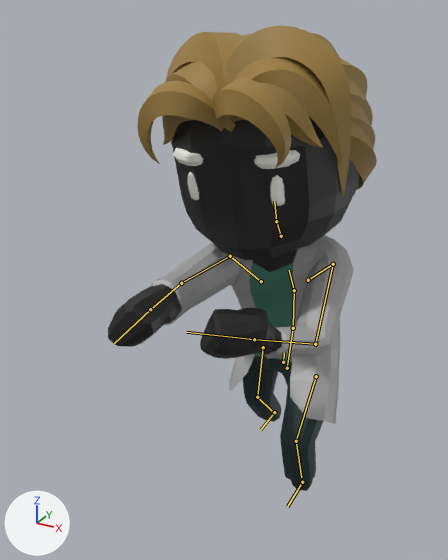
Two versions of the glTF model public/3d/anims/cpr-compressions.glb, one commit apart.
Both versions are drawn from a 50 mm camera at (1.46, -3.63, 3.16) aimed at (-0.15, -0.7, 1.69). Arrows for +X, +Y and +Z are at lower left; the lights stay in place. The first picture is the older version. Both versions are drawn at frame 13 of the action 'cpr-compressions'; the numbers are the values there. The bones that change, and the others that lie on the model, are drawn over the model as lines.

The first picture shows 'Body'.
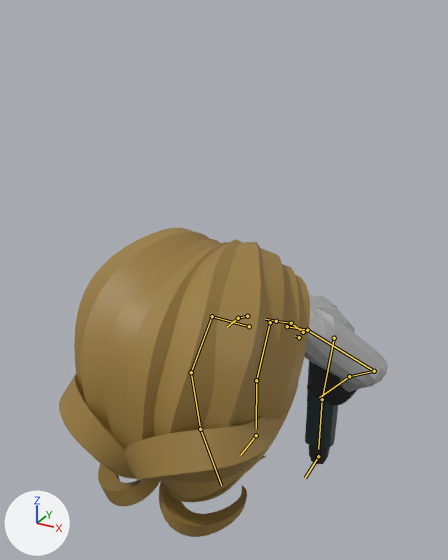
Pixel boxes (x1, y1, x2, y2) of what changed, in the pictures (448 x 560 px):
'Body', posed (22% wider, 34% shorter): before (108, 25, 377, 491); after (59, 228, 388, 537)
bone 'Foot.L', root to tip: before (302, 482) to (287, 506); after (318, 456) to (305, 478)
bone 'Body', root to tip: before (283, 362) to (284, 352); after (299, 337) to (295, 336)
bone 'Abdomen', root to tip: before (293, 328) to (294, 290); after (291, 323) to (276, 321)
bone 'Torso', root to tip: before (294, 290) to (289, 270); after (276, 321) to (265, 319)
bone 'Neck', root to tip: before (281, 236) to (276, 221); after (247, 316) to (238, 318)
bone 'Head', root to tip: before (276, 221) to (274, 201); after (238, 318) to (227, 327)
bone 'UpperArm.L', root to tip: before (333, 264) to (315, 344); after (307, 330) to (374, 371)
bone 'LowerArm.L', root to tip: before (315, 344) to (254, 339); after (374, 371) to (349, 376)
bone 'Fist.L', root to tip: before (254, 339) to (186, 332); after (349, 376) to (319, 397)
bone 'Shoulder.R', root to tip: before (261, 281) to (230, 256); after (249, 326) to (212, 316)
bone 'UpperArm.R', root to tip: before (230, 256) to (181, 283); after (212, 316) to (191, 372)
bone 'LowerArm.R', root to tip: before (181, 283) to (150, 309); after (191, 372) to (200, 429)
bone 'Fist.R', root to tip: before (150, 309) to (114, 343); after (200, 429) to (221, 485)
bone 'UpperLeg.L', root to tip: before (316, 376) to (296, 441); after (334, 338) to (322, 399)
bone 'LowerLeg.L', root to tip: before (296, 441) to (301, 477); after (322, 399) to (318, 449)
bone 'UpperLeg.R', root to tip: before (263, 347) to (257, 397); after (270, 322) to (256, 380)
bone 'LowerLeg.R', root to tip: before (257, 397) to (272, 411); after (256, 380) to (256, 428)
bone 'Foot.R', root to tip: before (274, 412) to (260, 430); after (256, 435) to (240, 455)

Edits to the bpy script that builds the scene:
```text
Change bone_foot_l:
    where bone_foot_l = bpy.data.objects['CharacterArmature'].pose.bones['Foot.L']  # child of 'Bone'
    bone_foot_l.location: (0.0, 0.321, 0.004) -> (0.0, 0.0, 0.0)
Change bone_body:
    where bone_body = bpy.data.objects['CharacterArmature'].pose.bones['Body']  # child of 'Bone'
    bone_body.location: (0.008, -0.151, 0.095) -> (0.0, -0.094, -0.197)
    bone_body.rotation_quaternion: (0.987, -0.005, -0.16, -0.013) -> (0.874, 0.486, 0.0, 0.0)  # degrees (0, -18, -1) -> degrees (58, 0, 0)
Change bone_abdomen:
    where bone_abdomen = bpy.data.objects['CharacterArmature'].pose.bones['Abdomen']  # child of 'Hips'
    bone_abdomen.rotation_quaternion: (0.996, 0.004, 0.093, 0.0) -> (1.0, 0.0, 0.0, 0.0)  # degrees (0, 11, 0) -> degrees (0, 0, 0)
Change bone_torso:
    where bone_torso = bpy.data.objects['CharacterArmature'].pose.bones['Torso']  # child of 'Abdomen'
    bone_torso.rotation_quaternion: (0.985, 0.164, 0.044, 0.02) -> (1.0, 0.0, 0.0, 0.0)  # degrees (19, 5, 3) -> degrees (0, 0, 0)
Change bone_neck:
    where bone_neck = bpy.data.objects['CharacterArmature'].pose.bones['Neck']  # child of 'Torso'
    bone_neck.rotation_quaternion: (0.994, 0.105, 0.01, -0.026) -> (0.994, 0.114, 0.0, 0.0)  # degrees (12, 1, -3) -> degrees (13, 0, 0)
Change bone_head:
    where bone_head = bpy.data.objects['CharacterArmature'].pose.bones['Head']  # child of 'Neck'
    bone_head.rotation_quaternion: (0.979, -0.2, 0.018, 0.032) -> (0.989, 0.149, 0.0, 0.0)  # degrees (-23, 3, 3) -> degrees (17, 0, 0)
Change bone_upperarm_l:
    where bone_upperarm_l = bpy.data.objects['CharacterArmature'].pose.bones['UpperArm.L']  # child of 'Shoulder.L'
    bone_upperarm_l.rotation_quaternion: (0.729, -0.393, -0.085, -0.554) -> (0.79, -0.264, 0.463, -0.304)  # degrees (-35, -34, -63) -> degrees (-58, 35, -62)
Change bone_lowerarm_l:
    where bone_lowerarm_l = bpy.data.objects['CharacterArmature'].pose.bones['LowerArm.L']  # child of 'UpperArm.L'
    bone_lowerarm_l.rotation_quaternion: (0.81, 0.07, -0.146, -0.563) -> (0.738, 0.085, 0.345, -0.573)  # degrees (16, -9, -71) -> degrees (-20, 37, -82)
Change bone_fist_l:
    where bone_fist_l = bpy.data.objects['CharacterArmature'].pose.bones['Fist.L']  # child of 'LowerArm.L'
    bone_fist_l.rotation_quaternion: (0.988, -0.004, 0.156, -0.009) -> (0.848, 0.089, 0.501, 0.146)  # degrees (-1, 18, -1) -> degrees (32, 56, 37)
Change bone_shoulder_r:
    where bone_shoulder_r = bpy.data.objects['CharacterArmature'].pose.bones['Shoulder.R']  # child of 'Torso'
    bone_shoulder_r.location: (0.04, 0.034, 0.152) -> (-0.032, -0.018, 0.059)
Change bone_upperarm_r:
    where bone_upperarm_r = bpy.data.objects['CharacterArmature'].pose.bones['UpperArm.R']  # child of 'Shoulder.R'
    bone_upperarm_r.rotation_quaternion: (0.696, 0.178, 0.015, 0.695) -> (0.813, -0.366, 0.014, 0.453)  # degrees (16, -13, 88) -> degrees (-39, 21, 51)
Change bone_lowerarm_r:
    where bone_lowerarm_r = bpy.data.objects['CharacterArmature'].pose.bones['LowerArm.R']  # child of 'UpperArm.R'
    bone_lowerarm_r.rotation_quaternion: (0.994, 0.072, -0.049, 0.072) -> (0.958, -0.071, -0.106, 0.256)  # degrees (8, -6, 8) -> degrees (-11, -10, 31)
Change bone_fist_r:
    where bone_fist_r = bpy.data.objects['CharacterArmature'].pose.bones['Fist.R']  # child of 'LowerArm.R'
    bone_fist_r.rotation_quaternion: (0.988, -0.004, -0.156, 0.009) -> (0.961, 0.002, -0.235, 0.147)  # degrees (-1, -18, 1) -> degrees (-4, -27, 18)
Change bone_upperleg_l:
    where bone_upperleg_l = bpy.data.objects['CharacterArmature'].pose.bones['UpperLeg.L']  # child of 'Body'
    bone_upperleg_l.rotation_quaternion: (0.935, -0.32, -0.139, -0.071) -> (0.779, -0.627, -0.011, -0.001)  # degrees (-37, -18, -3) -> degrees (-78, -1, 1)
Change bone_lowerleg_l:
    where bone_lowerleg_l = bpy.data.objects['CharacterArmature'].pose.bones['LowerLeg.L']  # child of 'UpperLeg.L'
    bone_lowerleg_l.rotation_quaternion: (0.897, 0.442, 0.0, 0.0) -> (0.991, 0.131, 0.0, 0.0)  # degrees (52, 0, 0) -> degrees (15, 0, 0)
Change bone_upperleg_r:
    where bone_upperleg_r = bpy.data.objects['CharacterArmature'].pose.bones['UpperLeg.R']  # child of 'Body'
    bone_upperleg_r.rotation_quaternion: (0.988, 0.057, -0.146, 0.012) -> (0.779, -0.627, 0.011, 0.001)  # degrees (7, -17, 0) -> degrees (-78, 1, -1)
Change bone_lowerleg_r:
    where bone_lowerleg_r = bpy.data.objects['CharacterArmature'].pose.bones['LowerLeg.R']  # child of 'UpperLeg.R'
    bone_lowerleg_r.rotation_quaternion: (0.964, 0.265, 0.0, 0.0) -> (0.991, 0.131, 0.0, 0.0)  # degrees (31, 0, 0) -> degrees (15, 0, 0)
Change bone_foot_r:
    where bone_foot_r = bpy.data.objects['CharacterArmature'].pose.bones['Foot.R']  # child of 'Bone'
    bone_foot_r.location: (0.0, -0.351, -0.004) -> (0.0, 0.0, 0.0)
```
